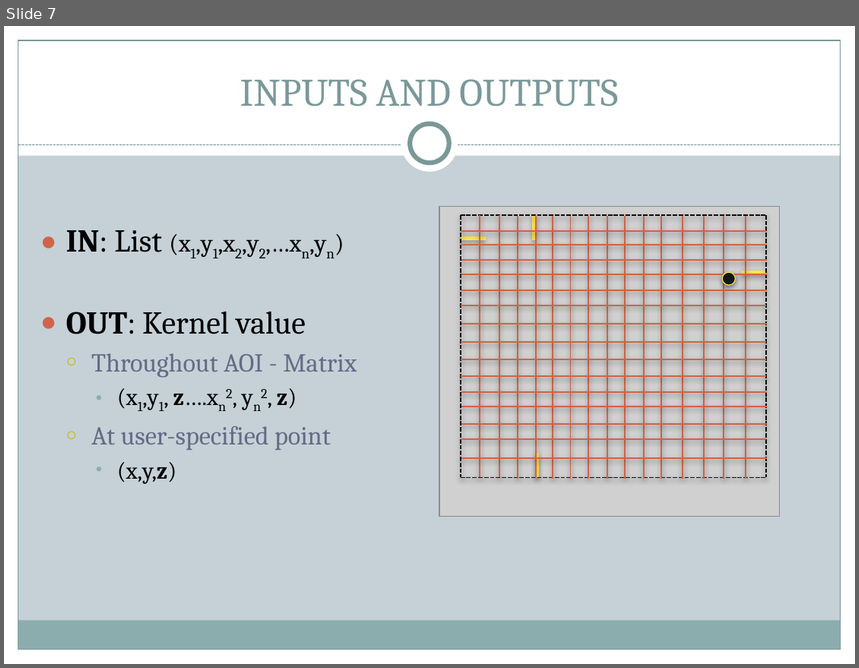
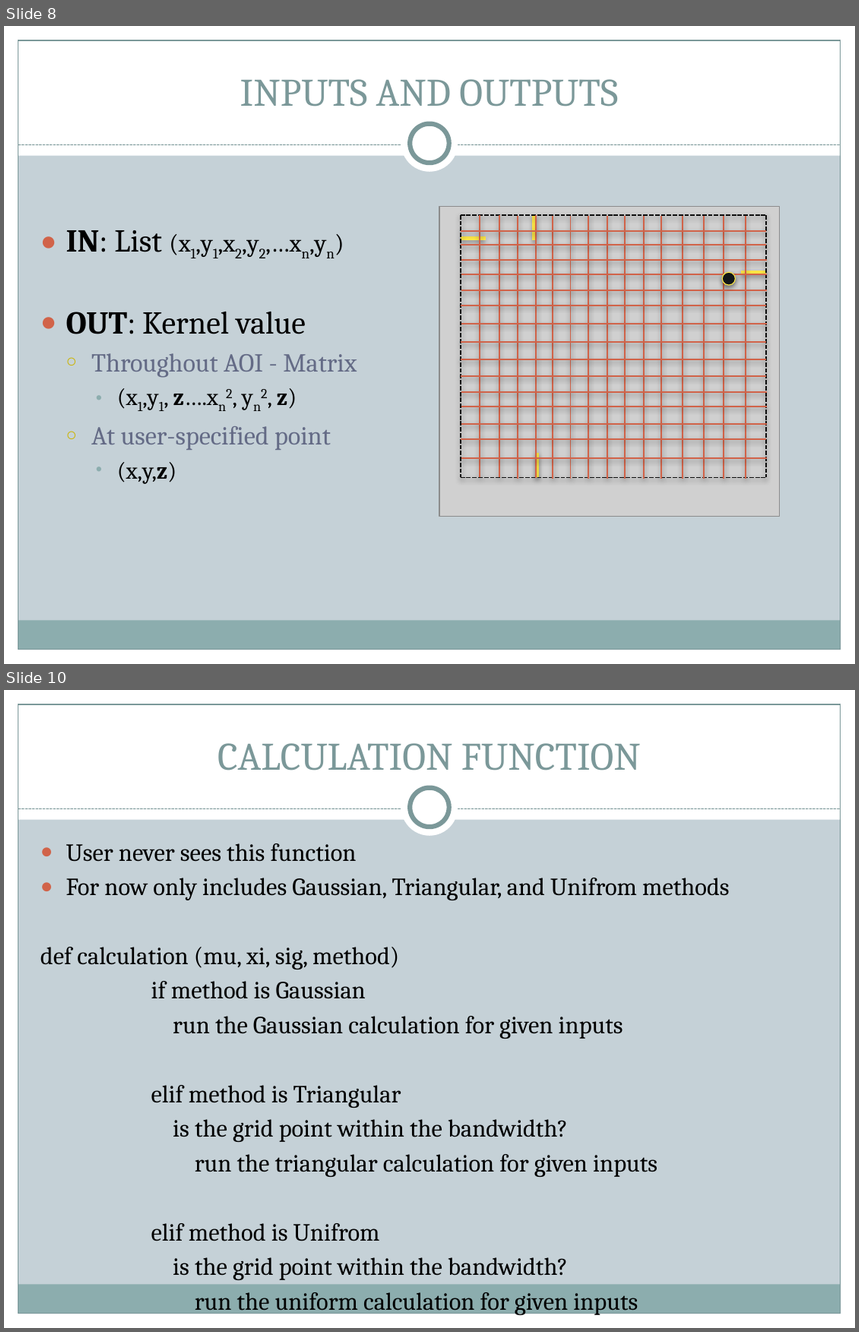
Before and after one commit to jreades/starspy, a slide deck: kernel/kernel/Kernel_Density.pptx. Shown one above the other, each under a label of ours: slide 7 before the commit, slides 8 and 10 after it; the slides between them are not shown. The pictures are 859x668 and 859x1332 pixels, drawn with LibreOffice and Linux fonts; fonts in the diff are those of the drawing; grey boxes stand for pictures. Boxes give left, top, right and bottom in pixels: in the first picture for what was removed or moved away, otherwise in the second. Text is boxed around its words. In the diff, an @@ line names an element or a change of style, - is before the commit and + after.

```diff
--- a/kernel/kernel/Kernel_Density.pptx
+++ b/kernel/kernel/Kernel_Density.pptx
@@ slide 10 added at [4, 690, 855, 1328], background #C5D1D7; not listed: 9 template elements that a slide beside it also shows @@
@@ title added at [218, 743, 641, 771], 33 pt, text #7C999A @@
+CALCULATION FUNCTION
@@ text added at [40, 844, 729, 1315], 20.9 pt, text #000000 @@
+● User never sees this function
+● For now only includes Gaussian, Triangular, and Unifrom methods
+def calculation (mu, xi, sig, method)
+if method is Gaussian
+run the Gaussian calculation for given inputs
+elif method is Triangular
+is the grid point within the bandwidth?
+run the triangular calculation for given inputs
+elif method is Unifrom
+is the grid point within the bandwidth?
+run the uniform calculation for given inputs
@@ what was slide 7 is now slide 8 @@
```
Also in this commit, not shown: 4 other slides added.
